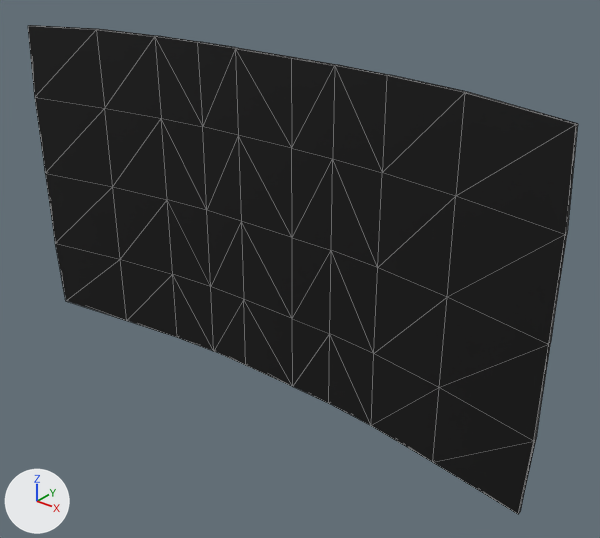
A saved change to the glTF model docs/stadtlandfluss.glb.
The view is the same before and after, from a 50 mm lens placed at (1.398, -1.435, 1.904), pointed at (0.121, 0.162, 0.914). Every picture has the same lights, and +X, +Y and +Z are marked at lower left. Mesh edges are drawn as thin lines. Where no turn or scale is listed for an object, it has been applied to the vertices.

The scene before the commit, as lines of its bpy script (objects in view):
```python
mat_videotarget = principled_material('videotarget')
mat_videotarget.base_color = (0.0, 0.0, 0.0)  # black #000000
mat_videotarget.roughness = 0.595
me_plane = bpy.data.meshes.new('Plane')
me_plane.from_pydata(...)  # 100 vertices, 196 faces; spans x -0.87..0.87, y 0.06..0.17, z -0.48..0.48
me_plane.materials.append(mat_videotarget)  # black #000000
ob_videotarget = bpy.data.objects.new('videotarget', me_plane)
ob_videotarget.location = (0.0, 0.0, 1.0)
```
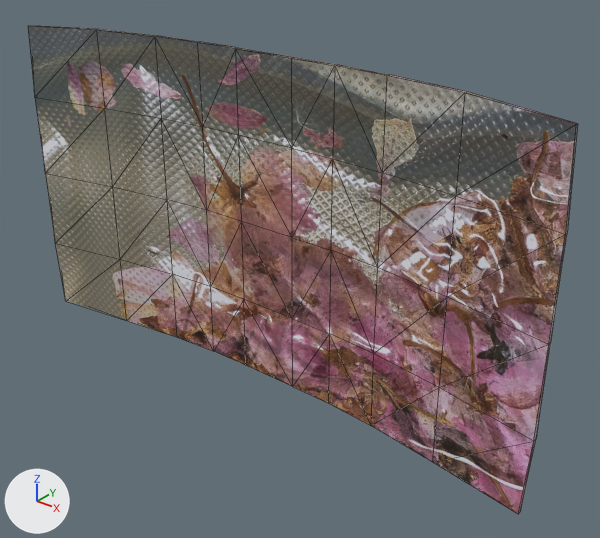
Where the change shows, as pixel boxes (x1, y1, x2, y2) in the pictures (600 x 538 px):
'videotarget', surface changed: (28, 25, 578, 514) in both

What changed in the scene script:
```text
Add img_auy4lwiw:
    img_auy4lwiw = load_image('Auy4Lwiw', '_unpacked/Auy4Lwiw', 1772, 1181, 'sRGB')
Change mat_videotarget:
    remove mat_videotarget.base_color = (0.0, 0.0, 0.0)  # black #000000
    add mat_videotarget.texture = img_auy4lwiw
    mat_videotarget.roughness: 0.595 -> 0.493
```
